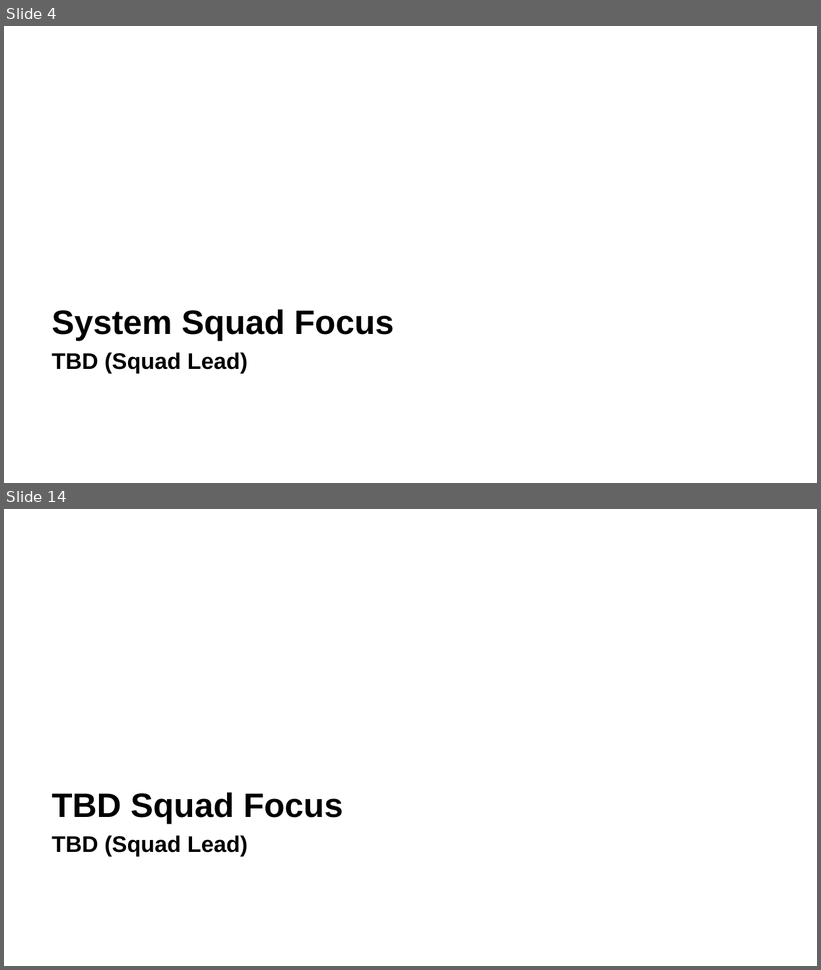
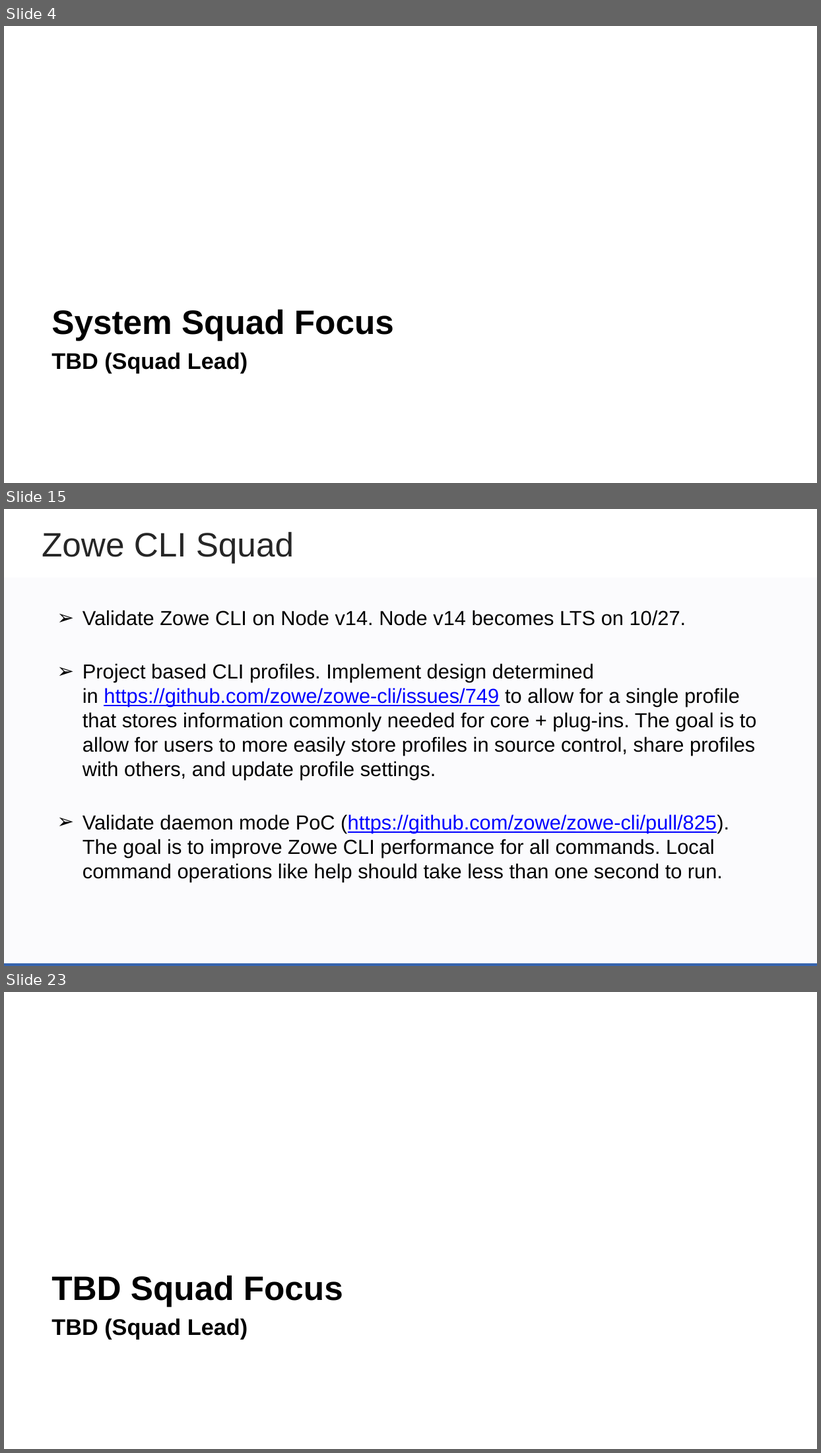
Before and after one commit to zowe/community, a slide deck: Project Management/PI Planning/20PI4 Planning/Zowe Community Squad Focus for 20PI4.pptx. Shown one above the other, each under a label of ours: slides 4 and 14 before the commit, slides 4, 15 and 23 after it; the slides between them are not shown. The pictures are 821x970 and 821x1453 pixels, drawn with LibreOffice and Linux fonts; fonts in the diff are those of the drawing; background and template pictures are left out. Boxes give left, top, right and bottom in pixels: in the first picture for what was removed or moved away, otherwise in the second. Text is boxed around its words. In the diff, an @@ line names an element or a change of style, - is before the commit and + after.

Commit message:
Add CLI and Onboarding Squad Proposed Objectives

```diff
--- a/Project Management/PI Planning/20PI4 Planning/Zowe Community Squad Focus for 20PI4.pptx
+++ b/Project Management/PI Planning/20PI4 Planning/Zowe Community Squad Focus for 20PI4.pptx
@@ slide 15 added at <box>4,509,817,966</box>, background #FFFFFF @@
@@ text added at <box>42,531,294,563</box>, 30 pt, text #262626 @@
+Zowe CLI Squad
@@ rectangle added at <box>4,577,817,966</box>, fill #3664AD at 2% opacity @@
@@ text added at <box>83,610,757,882</box>, 18 pt, text #000000 @@
+➢ Validate Zowe CLI on Node v14. Node v14 becomes LTS on 10/27.
+➢ Project based CLI profiles. Implement design determined in https://github.com/zowe/zowe-cli/issues/749 to allow for a single profile that stores information commonly needed for core + plug-ins. The goal is to allow for users to more easily store profiles in source control, share profiles with others, and update profile settings.
+➢ Validate daemon mode PoC (https://github.com/zowe/zowe-cli/pull/825). The goal is to improve Zowe CLI performance for all commands. Local command operations like help should take less than one second to run.
@@ rectangle added at <box>4,964,817,966</box>, fill #3664AD @@
@@ what was slide 14 is now slide 23 @@
```
Also in this commit, not shown: 11 slides changed, 8 other slides added.
